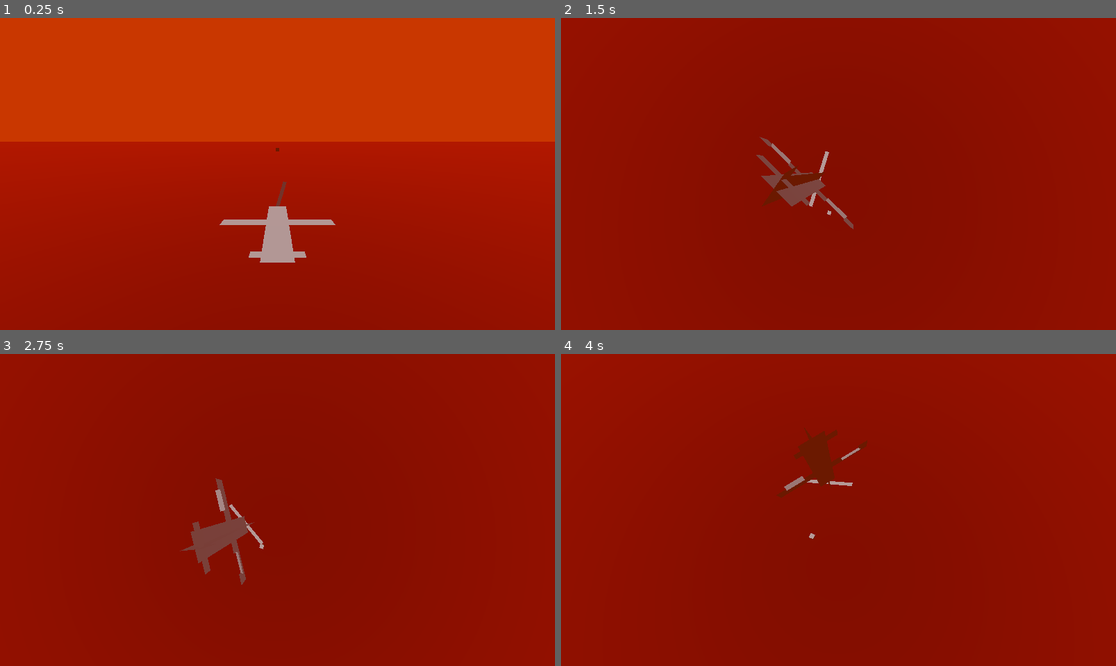
Above: before the commit, frames 1-4 (two rows, left to right).
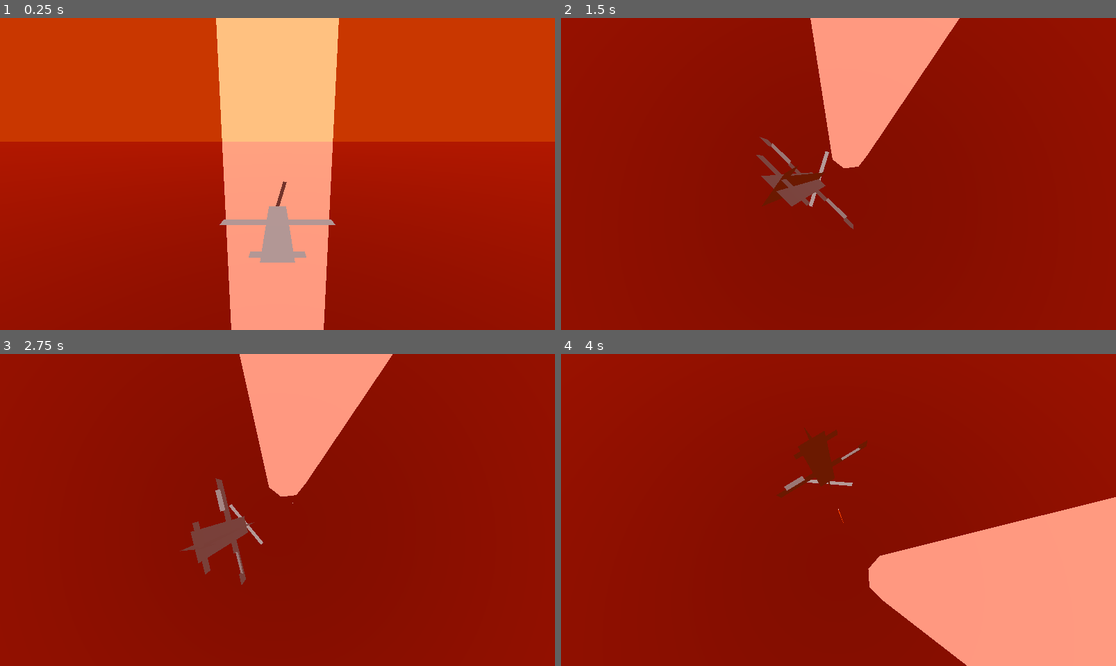
Above: after the commit, the same moments.

Repository: proximadams/Paper-Pilots
Game: Godot game, scene res://scenes/level.tscn
Two runs of this game, one before a commit and one after it. Both use one fixed random seed, a clock stepped at 60 frames per second and the inputs below.
Inputs:
- Up to frame 1 (0.25 s): no input
- Up to frame 2 (1.5 s): hold Right (move_right) 0.53-1.28 s; hold J (shoot) 0.53-1.28 s; hold Down (move_down) from 1.28 s (still down); tap J (shoot) at 1.35 s
- Up to frame 3 (2.75 s): release Down (move_down) at 2.03 s; hold Right (move_right) from 2.03 s (still down); hold J (shoot) from 2.03 s (still down)
- Up to frame 4 (4 s): release Right (move_right) at 2.78 s; release J (shoot) at 2.78 s; hold Up (move_up) 2.78-3.53 s; tap J (shoot) at 2.85 s; hold Left (move_left) from 3.53 s (still down); hold J (shoot) from 3.53 s (still down)

The runs differ from the first frame. In frame 1, 18% of the frame differs, in the area x 38-62%, y 0-100%; in frame 2, 7.5%; in frame 3, 7.4%; in frame 4, 18%.

Commit message:
gun shots visual

Diff:
--- a/scenes/level.tscn
+++ b/scenes/level.tscn
@@ -18,18 +18,24 @@
 [sub_resource type="ORMMaterial3D" id="ORMMaterial3D_2q6dc"]
 albedo_color = Color(0.956129, 0.144655, 1.54018e-06, 1)
 
-[sub_resource type="BoxMesh" id="BoxMesh_2q6dc"]
+[sub_resource type="StandardMaterial3D" id="StandardMaterial3D_w7c3h"]
+blend_mode = 1
+emission_enabled = true
+emission = Color(1, 1, 1, 1)
+emission_energy_multiplier = 0.5
+backlight_enabled = true
 
 [node name="Level" type="Node3D"]
 
 [node name="Camera3D" type="Camera3D" parent="." node_paths=PackedStringArray("followTarget", "lookAtTarget")]
-transform = Transform3D(-1, 4.05026e-08, -7.74744e-08, 0, 0.886204, 0.463296, 8.74228e-08, 0.463296, -0.886204, 0, 3.5, -7.5)
+transform = Transform3D(1, 0, 0, 0, 0.886204, 0.463296, 0, -0.463296, 0.886204, 0, 3.5, 37.5)
 current = true
 script = ExtResource("1_w7c3h")
 followTarget = NodePath("../Player/CameraFollow")
 lookAtTarget = NodePath("../Player/CameraLookAt")
 
 [node name="Player" parent="." instance=ExtResource("1_2q6dc")]
+transform = Transform3D(-1, 0, -8.74228e-08, 0, 1, 0, 8.74228e-08, 0, -1, 0, 0, 30)
 
 [node name="CameraFollow" type="Node3D" parent="Player"]
 transform = Transform3D(1, 0, 0, 0, 1, 0, 0, 0, 1, 0, 3.5, -7.5)
@@ -43,31 +49,13 @@
 [node name="DirectionalLight3D" type="DirectionalLight3D" parent="WorldEnvironment"]
 transform = Transform3D(1, 0, 0, 0, -4.37114e-08, 1, 0, -1, -4.37114e-08, 0, 3.31326, 0)
 
-[node name="MeshInstance3D" type="MeshInstance3D" parent="WorldEnvironment"]
+[node name="Floor" type="MeshInstance3D" parent="WorldEnvironment"]
 transform = Transform3D(1, 0, 0, 0, 1, 0, 0, 0, 1, 0, -100, 0)
 mesh = SubResource("CylinderMesh_2q6dc")
 surface_material_override/0 = SubResource("ORMMaterial3D_2q6dc")
 
-[node name="MeshInstance3D2" type="MeshInstance3D" parent="WorldEnvironment"]
-transform = Transform3D(1, 0, 0, 0, 1, 0, 0, 0, 1, 0, 0, 50)
-mesh = SubResource("BoxMesh_2q6dc")
-
-[node name="MeshInstance3D3" type="MeshInstance3D" parent="WorldEnvironment"]
-transform = Transform3D(1, 0, 0, 0, 1, 0, 0, 0, 1, 0, 0, -50)
-mesh = SubResource("BoxMesh_2q6dc")
-
-[node name="MeshInstance3D4" type="MeshInstance3D" parent="WorldEnvironment"]
-transform = Transform3D(1, 0, 0, 0, 1, 0, 0, 0, 1, 50, 0, 0)
-mesh = SubResource("BoxMesh_2q6dc")
-
-[node name="MeshInstance3D5" type="MeshInstance3D" parent="WorldEnvironment"]
-transform = Transform3D(1, 0, 0, 0, 1, 0, 0, 0, 1, -50, 0, 0)
-mesh = SubResource("BoxMesh_2q6dc")
-
-[node name="MeshInstance3D6" type="MeshInstance3D" parent="WorldEnvironment"]
-transform = Transform3D(1, 0, 0, 0, 1, 0, 0, 0, 1, 0, 50, 0)
-mesh = SubResource("BoxMesh_2q6dc")
-
-[node name="MeshInstance3D7" type="MeshInstance3D" parent="WorldEnvironment"]
-transform = Transform3D(1, 0, 0, 0, 1, 0, 0, 0, 1, 0, -50, 0)
-mesh = SubResource("BoxMesh_2q6dc")
+[node name="CSGCylinder3D" type="CSGCylinder3D" parent="WorldEnvironment"]
+transform = Transform3D(1, 0, 0, 0, 1, 0, 0, 0, 1, 0, 4900, 0)
+material_override = SubResource("StandardMaterial3D_w7c3h")
+radius = 10.0
+height = 10000.0
--- a/scenes/player.tscn
+++ b/scenes/player.tscn
@@ -29,9 +29,105 @@
 [sub_resource type="BoxMesh" id="BoxMesh_fjrip"]
 size = Vector3(1.5, 0, 0.35)
 
-[node name="Player" type="CharacterBody3D" node_paths=PackedStringArray("leftMoveableWing", "rightMoveableWing", "propellor")]
+[sub_resource type="StandardMaterial3D" id="StandardMaterial3D_3vyb7"]
+blend_mode = 1
+
+[sub_resource type="Animation" id="Animation_3vyb7"]
+resource_name = "shooting"
+length = 0.2
+loop_mode = 1
+step = 0.1
+tracks/0/type = "value"
+tracks/0/imported = false
+tracks/0/enabled = true
+tracks/0/path = NodePath(".:visible")
+tracks/0/interp = 1
+tracks/0/loop_wrap = true
+tracks/0/keys = {
+"times": PackedFloat32Array(0, 0.1),
+"transitions": PackedFloat32Array(1, 1),
+"update": 1,
+"values": [true, false]
+}
+tracks/1/type = "value"
+tracks/1/imported = false
+tracks/1/enabled = true
+tracks/1/path = NodePath(".:position")
+tracks/1/interp = 1
+tracks/1/loop_wrap = true
+tracks/1/keys = {
+"times": PackedFloat32Array(0, 0.1),
+"transitions": PackedFloat32Array(1, 1),
+"update": 0,
+"values": [Vector3(0, 0, 503), Vector3(0, 0, 600)]
+}
+
+[sub_resource type="Animation" id="Animation_g2els"]
+resource_name = "not_shooting"
+length = 0.001
+tracks/0/type = "value"
+tracks/0/imported = false
+tracks/0/enabled = true
+tracks/0/path = NodePath(".:visible")
+tracks/0/interp = 1
+tracks/0/loop_wrap = true
+tracks/0/keys = {
+"times": PackedFloat32Array(0),
+"transitions": PackedFloat32Array(1),
+"update": 1,
+"values": [false]
+}
+tracks/1/type = "value"
+tracks/1/imported = false
+tracks/1/enabled = true
+tracks/1/path = NodePath(".:position")
+tracks/1/interp = 1
+tracks/1/loop_wrap = true
+tracks/1/keys = {
+"times": PackedFloat32Array(0),
+"transitions": PackedFloat32Array(1),
+"update": 0,
+"values": [Vector3(0, 0, 503)]
+}
+
+[sub_resource type="Animation" id="Animation_qhqgy"]
+length = 0.001
+tracks/0/type = "value"
+tracks/0/imported = false
+tracks/0/enabled = true
+tracks/0/path = NodePath(".:position")
+tracks/0/interp = 1
+tracks/0/loop_wrap = true
+tracks/0/keys = {
+"times": PackedFloat32Array(0),
+"transitions": PackedFloat32Array(1),
+"update": 0,
+"values": [Vector3(0, 0, 503)]
+}
+tracks/1/type = "value"
+tracks/1/imported = false
+tracks/1/enabled = true
+tracks/1/path = NodePath(".:visible")
+tracks/1/interp = 1
+tracks/1/loop_wrap = true
+tracks/1/keys = {
+"times": PackedFloat32Array(0),
+"transitions": PackedFloat32Array(1),
+"update": 1,
+"values": [false]
+}
+
+[sub_resource type="AnimationLibrary" id="AnimationLibrary_g2els"]
+_data = {
+&"RESET": SubResource("Animation_qhqgy"),
+&"not_shooting": SubResource("Animation_g2els"),
+&"shooting": SubResource("Animation_3vyb7")
+}
+
+[node name="Player" type="CharacterBody3D" node_paths=PackedStringArray("gunShotsAnim", "leftMoveableWing", "rightMoveableWing", "propellor")]
 motion_mode = 1
 script = ExtResource("1_3vyb7")
+gunShotsAnim = NodePath("GunShots/AnimationPlayer")
 leftMoveableWing = NodePath("Rectangles/Wings/LeftMoveableWing")
 rightMoveableWing = NodePath("Rectangles/Wings/RightMoveableWing")
 propellor = NodePath("Rectangles/Properller")
@@ -111,3 +207,14 @@
 transform = Transform3D(1, 0, 0, 0, 1, 0, 0, 0, 1, 0, 0.4, -3.3)
 mesh = SubResource("BoxMesh_fjrip")
 skeleton = NodePath("../../..")
+
+[node name="GunShots" type="CSGBox3D" parent="."]
+transform = Transform3D(1, 0, 0, 0, 1, 0, 0, 0, 1, 0, 0, 503)
+visible = false
+material_override = SubResource("StandardMaterial3D_3vyb7")
+size = Vector3(0.1, 0.1, 1000)
+
+[node name="AnimationPlayer" type="AnimationPlayer" parent="GunShots"]
+libraries = {
+&"": SubResource("AnimationLibrary_g2els")
+}
--- a/scripts/player.gd
+++ b/scripts/player.gd
@@ -9,7 +9,7 @@
 const TILT_DOWN_SPEED       : float = 100.0
 const WING_DEGREES          : float = 45.0
 
-# TODO coast decline speed (engine off)
+@export var gunShotsAnim: AnimationPlayer
 
 @export var leftMoveableWing : Node3D
 @export var rightMoveableWing: Node3D
@@ -23,6 +23,7 @@
 func _process(delta: float) -> void:
 	handle_input_wing_angles()
 	handle_spin_propellor(delta)
+	handle_gun_fire()
 	handle_rotation(delta)
 	handle_gravity()
 	handle_movement(delta)
@@ -36,6 +37,12 @@
 	else:
 		result *= MOVE_ACCELERATION
 	return result
+
+func handle_gun_fire() -> void:
+	if Input.is_action_just_pressed('shoot'):
+		gunShotsAnim.play('shooting')
+	elif Input.is_action_just_released('shoot'):
+		gunShotsAnim.play('not_shooting')
 
 func handle_gravity() -> void:
 	fallSpeed = GRAVITY * abs(global_basis.z.normalized().y) + abs(global_basis.x.normalized().y)
Not shown: 1 places in scenes/player.tscn that only renumber resources
